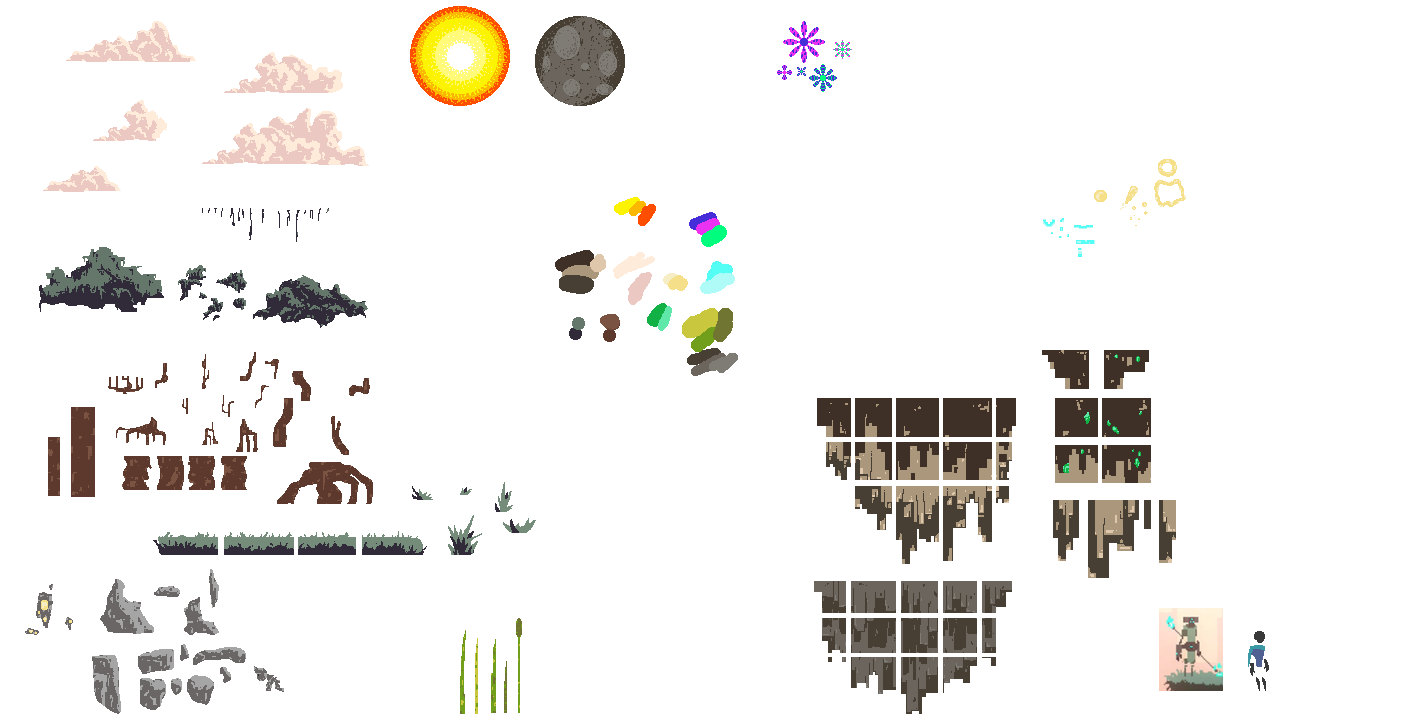
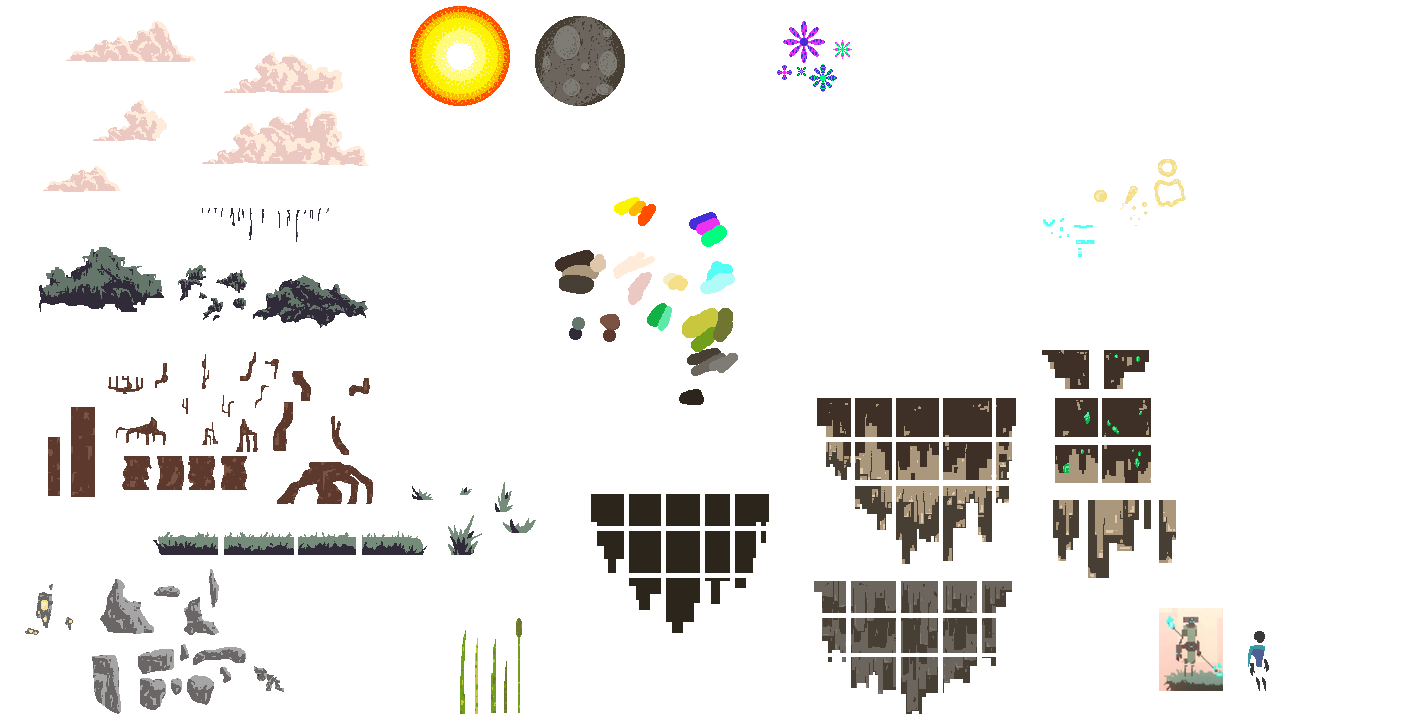
Two versions of the same layered image (1424×725). Layer-by-layer changes:
painted on "Pallette" over [679, 389, 704, 405]
painted on "dirt underground" over [591, 494, 769, 633]
painted on "trees" over [273, 398, 293, 451]
